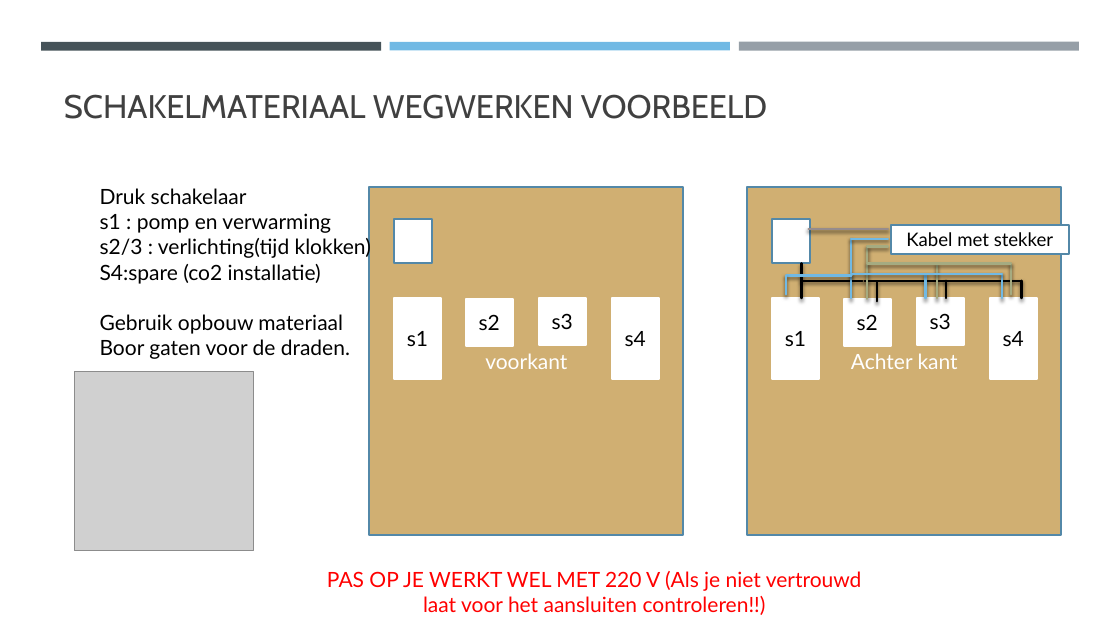
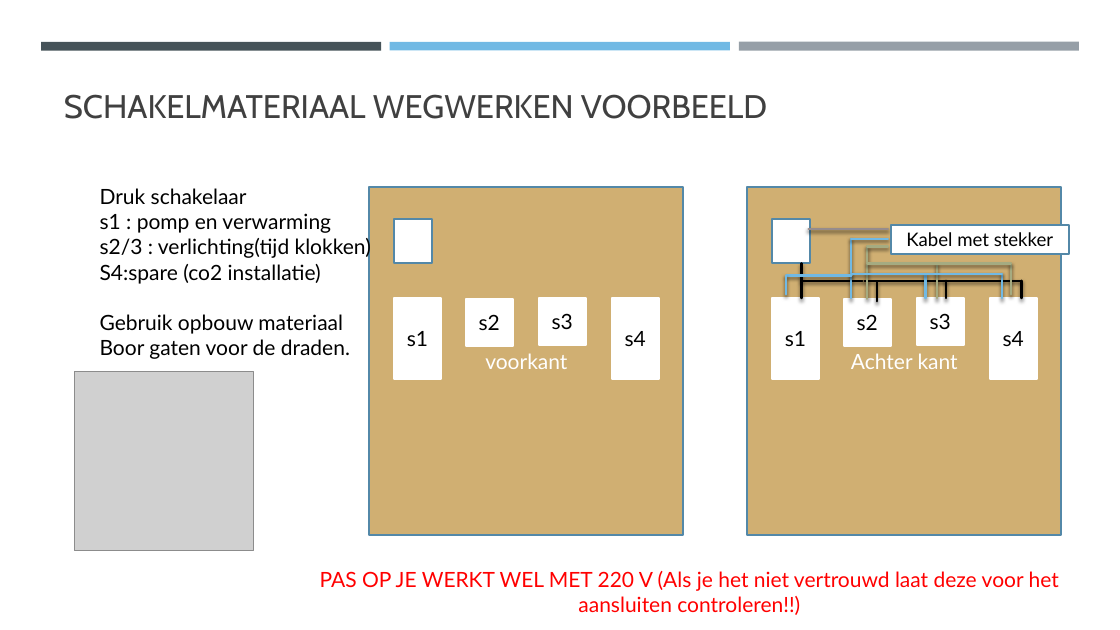
Before and after one commit to Riekusb/arduino, a slide deck: slide 29 of lezingen/basiskennis aquarium houden/Basiskennis aquarium.pptx. Drawn at 1120x630 pixels with LibreOffice and Linux fonts; fonts in the diff are those of the drawing; grey boxes stand for pictures. Boxes give left, top, right and bottom in pixels: in the first picture for what was removed or moved away, otherwise in the second. Text is boxed around its words. In the diff, an @@ line names an element or a change of style, - is before the commit and + after.

```diff
--- a/lezingen/basiskennis aquarium houden/Basiskennis aquarium.pptx
+++ b/lezingen/basiskennis aquarium houden/Basiskennis aquarium.pptx
@@ text at [320, 571, 1059, 615]: text changed @@
-PAS OP JE WERKT WEL MET 220 V (Als je niet vertrouwd laat voor het aansluiten controleren!!)
+PAS OP JE WERKT WEL MET 220 V (Als je het niet vertrouwd laat deze voor het aansluiten controleren!!)
```
Also in this commit, not shown: 19 other slides changed, 1 other file.
